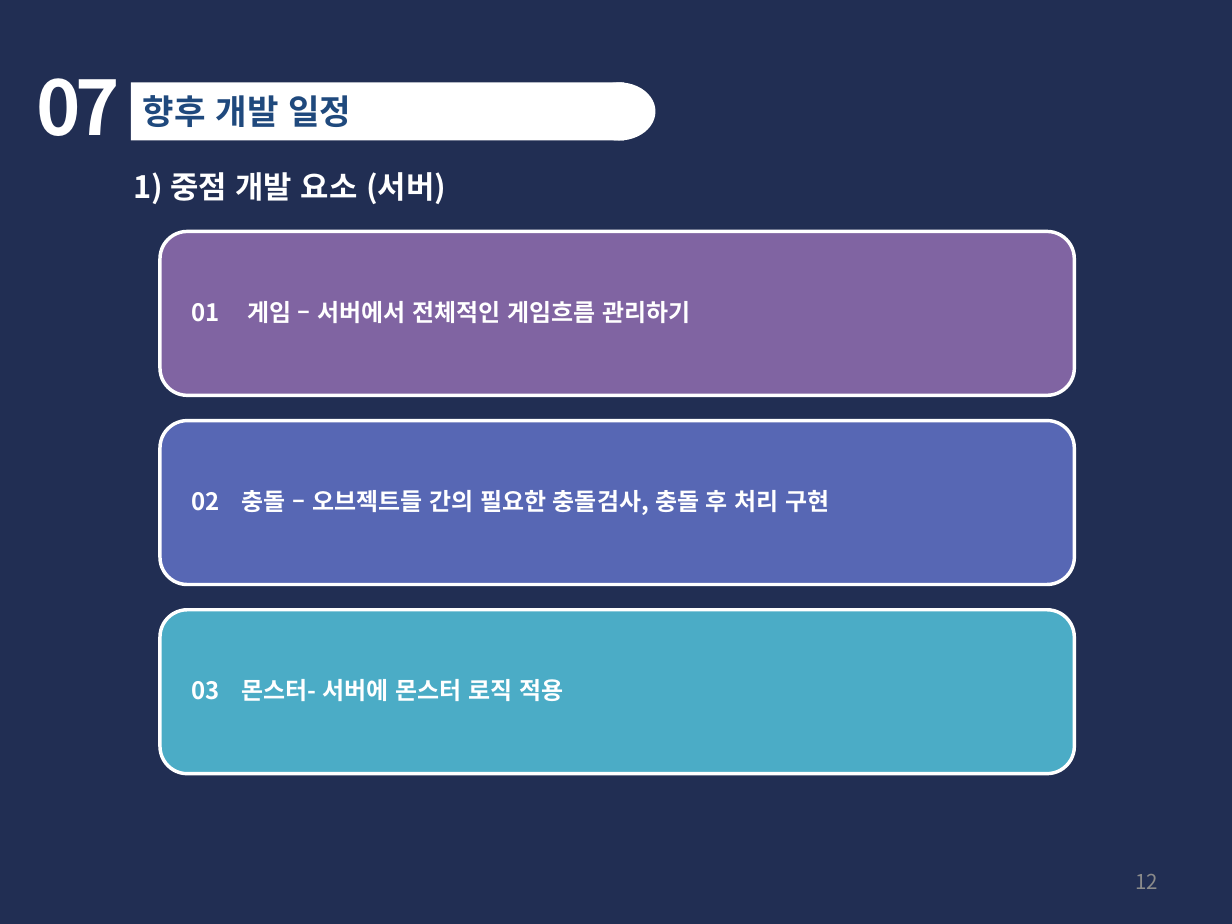
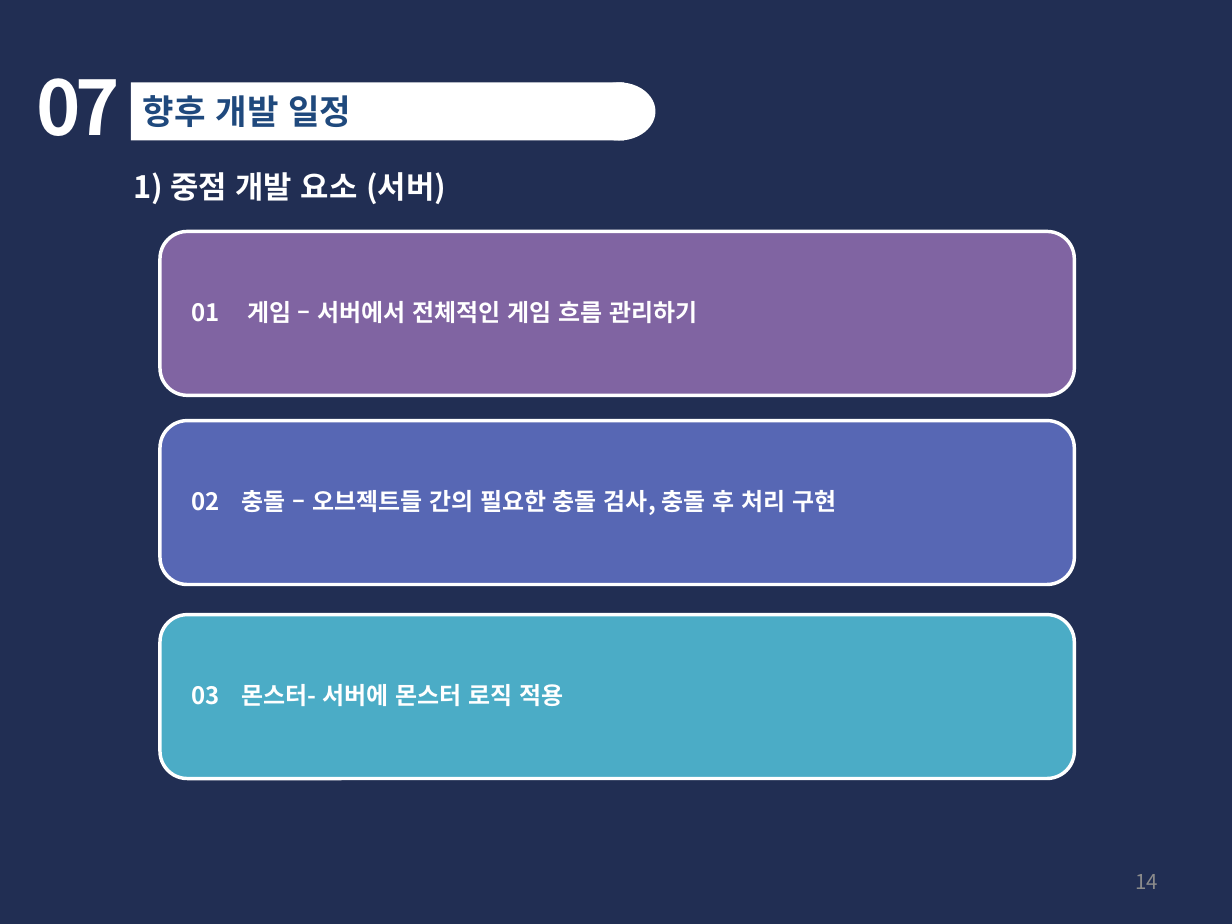
Before and after one commit to SuperHong94/Graduation_Project, a slide deck: slide 14 of plan/중간 발표.pptx (slide 12 before the commit). Drawn at 1232x924 pixels with LibreOffice and Linux fonts; fonts in the diff are those of the drawing. Boxes give left, top, right and bottom in pixels: in the first picture for what was removed or moved away, otherwise in the second. Text is boxed around its words. In the diff, an @@ line names an element or a change of style, - is before the commit and + after.

```diff
--- a/plan/중간 발표.pptx
+++ b/plan/중간 발표.pptx
@@ text at box(191, 301, 697, 323): spaces changed @@
-01 게임 – 서버에서 전체적인 게임흐름 관리하기
+01 게임 – 서버에서 전체적인 게임 흐름 관리하기
@@ text at box(191, 490, 836, 515): spaces changed @@
-02 충돌 – 오브젝트들 간의 필요한 충돌검사, 충돌 후 처리 구현
+02 충돌 – 오브젝트들 간의 필요한 충돌 검사, 충돌 후 처리 구현
@@ rounded rectangle: place and size @@
-rounded rectangle at box(160, 610, 1074, 774)
+rounded rectangle at box(160, 615, 1074, 779)
@@ text "03 몬스터- 서버에 몬스터 로직 ...": place and size @@
-text "03 몬스터- 서버에 몬스터 로직 ..." at box(191, 679, 563, 701)
+text "03 몬스터- 서버에 몬스터 로직 ..." at box(191, 684, 563, 706)
@@ page number at box(1135, 874, 1158, 889): text changed @@
-12
+14
```
Also in this commit, not shown: 3 other slides changed, 2 slides added, 21 other files.
